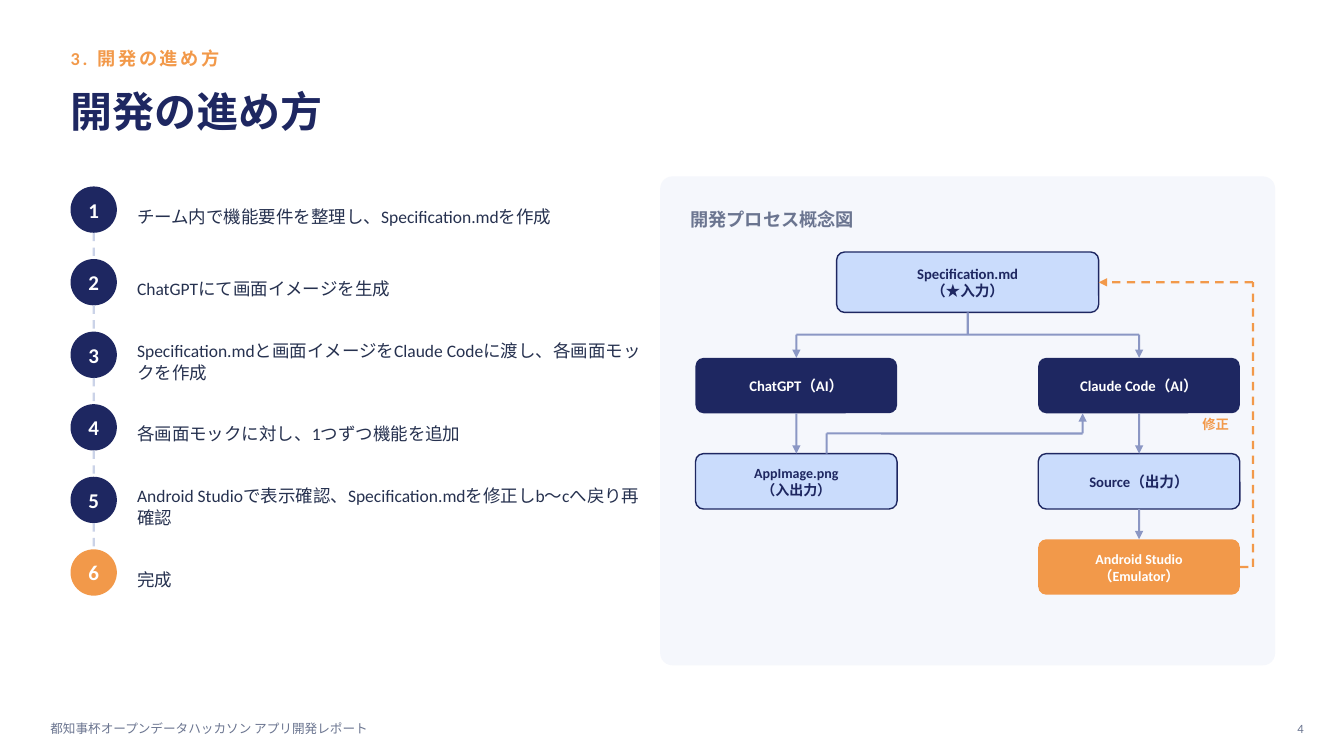
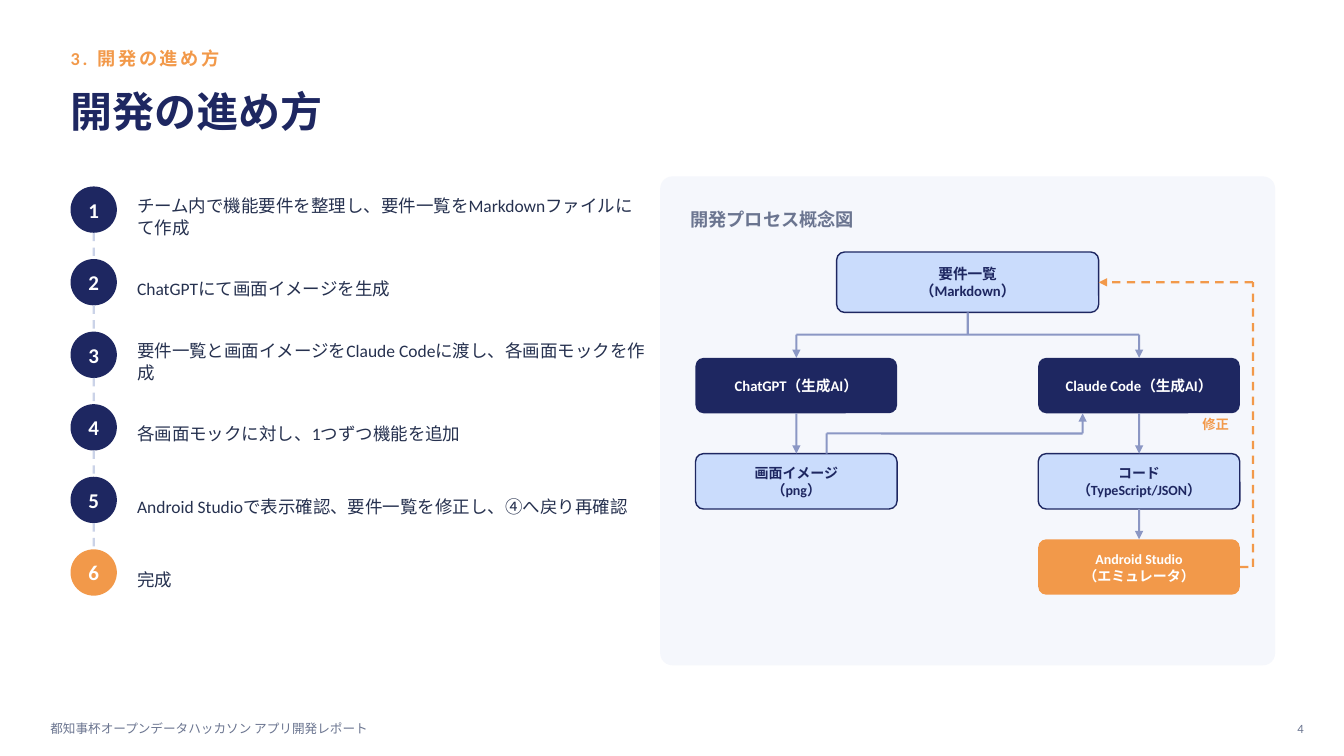
Before and after one commit to TatsuyaSoma/OpenDataHackathon2026_ASH, a slide deck: slide 4 of docs/presentations/9-11_部会発表_ひといきアプリ開発レポート.pptx. Drawn at 1344x756 pixels with LibreOffice and Linux fonts; fonts in the diff are those of the drawing. Boxes give left, top, right and bottom in pixels: in the first picture for what was removed or moved away, otherwise in the second. Text is boxed around its words. In the diff, an @@ line names an element or a change of style, - is before the commit and + after.

```diff
--- a/docs/presentations/9-11_部会発表_ひといきアプリ開発レポート.pptx
+++ b/docs/presentations/9-11_部会発表_ひといきアプリ開発レポート.pptx
@@ text at bbox=[137, 197, 633, 214]: text changed @@
-チーム内で機能要件を整理し、Specification.mdを作成
+チーム内で機能要件を整理し、要件一覧をMarkdownファイルにて作成
@@ text at bbox=[920, 266, 1016, 298]: text changed @@
-Specification.md
-（★入力）
+要件一覧
+（Markdown）
@@ text at bbox=[137, 342, 645, 381]: text changed @@
-Specification.mdと画面イメージをClaude Codeに渡し、各画面モックを作成
+要件一覧と画面イメージをClaude Codeに渡し、各画面モックを作成
@@ text at bbox=[735, 378, 858, 393]: text changed @@
-ChatGPT（AI）
+ChatGPT（生成AI）
@@ text at bbox=[1066, 378, 1212, 393]: text changed @@
-Claude Code（AI）
+Claude Code（生成AI）
@@ text at bbox=[755, 467, 838, 498]: text changed @@
-AppImage.png
-（入出力）
+画面イメージ
+（png）
@@ text at bbox=[1077, 467, 1201, 497]: text changed; size 10.5 to 10 pt @@
-Source（出力）
+コード
+（TypeScript/JSON）
@@ text at bbox=[137, 499, 628, 515]: text changed @@
-Android Studioで表示確認、Specification.mdを修正しb〜cへ戻り再確認
+Android Studioで表示確認、要件一覧を修正し、④へ戻り再確認
@@ text at bbox=[1083, 569, 1194, 583]: text changed @@
-（Emulator）
+（エミュレータ）
```
Also in this commit, not shown: 6 other slides changed, 1 slide added.
